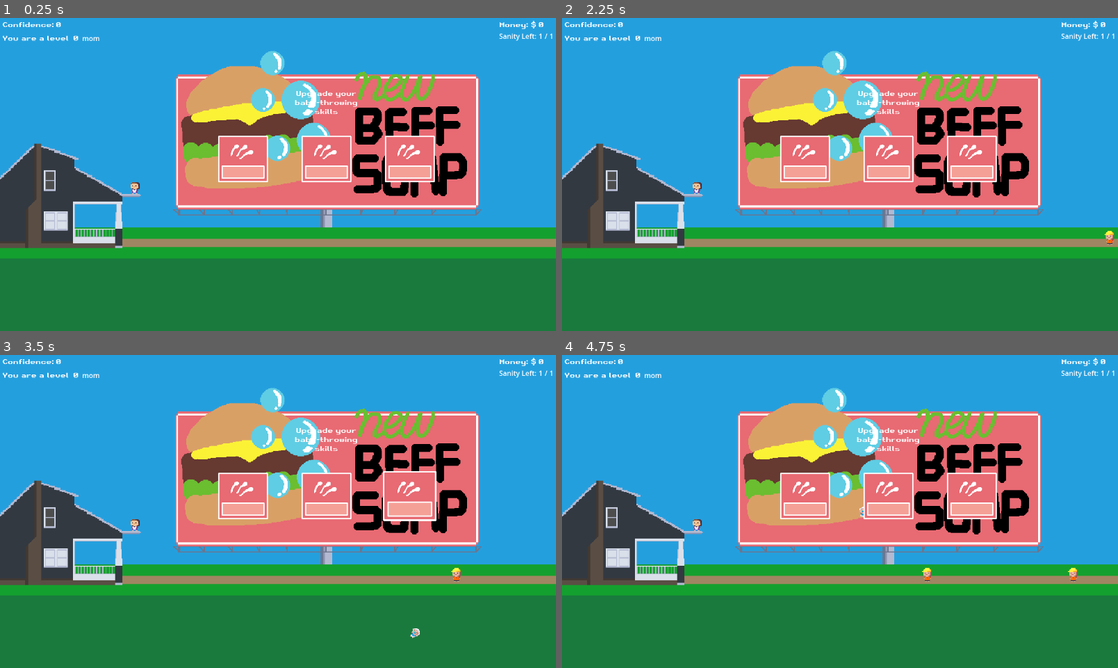
Above: before the commit, frames 1-4 (two rows, left to right).
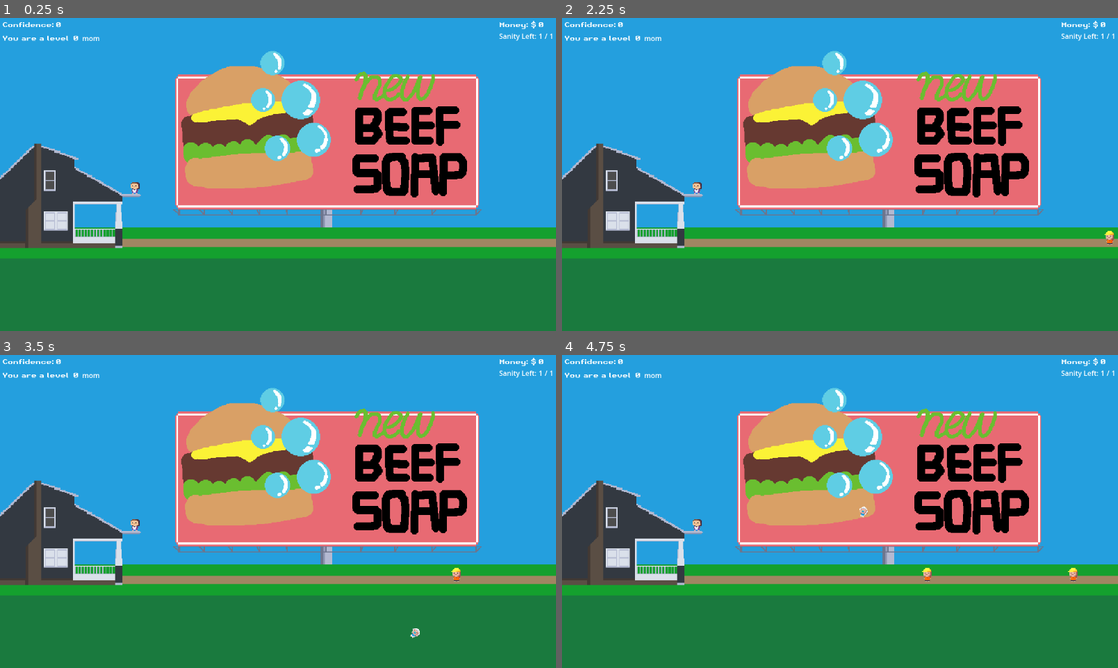
Above: after the commit, the same moments.

Repository: HypotheticalWhale/BabyThrowingSim
Game: Godot game, scene res://Scenes/Main.tscn
Same seed, same stepped clock (60 frames per second), same inputs: the game is played once before the commit and once after it.
Inputs (mouse positions are in pixels of both pictures, inside the frame that each line leads up to):
- Up to frame 1 (0.25 s): no input
- Up to frame 2 (2.25 s): click (578, 221) at 0.5 s; click (578, 221) at 1.25 s; click (578, 221) at 2 s
- Up to frame 3 (3.5 s): move the mouse to (400, 495) at 2.77 s; hold Space (shoot) from 2.78 s (still down)
- Up to frame 4 (4.75 s): move the mouse to (728, 527) at 3.52 s; release Space (shoot) at 3.53 s; tap Space (shoot) at 3.6 s; move the mouse to (895, 442) at 4.27 s; hold Space (shoot) from 4.28 s (still down)

The runs differ from the first frame. In frame 1, 3.4% of the frame differs, in the area x 39-79%, y 23-53%; in frame 2, 3.4%; in frame 3, 3.6%, in the area x 39-79%, y 23-54%; in frame 4, 3.4%.

Commit message:
yc never hide the options boo

Diff:
--- a/UI/LevelUpOptions.tscn
+++ b/UI/LevelUpOptions.tscn
@@ -12,6 +12,7 @@
 
 [node name="LevelUpOptions" type="CanvasLayer"]
 process_mode = 2
+visible = false
 script = ExtResource("1_hnxw3")
 
 [node name="VBoxContainer" type="VBoxContainer" parent="."]
@@ -85,6 +86,7 @@
 script = ExtResource("3_shk3t")
 
 [node name="RichTextLabel" type="RichTextLabel" parent="VBoxContainer/HBoxContainer/SecondButton"]
+layout_mode = 0
 offset_left = 18.0
 offset_top = 83.0
 offset_right = 111.0
@@ -112,6 +114,7 @@
 script = ExtResource("4_8oauw")
 
 [node name="RichTextLabel" type="RichTextLabel" parent="VBoxContainer/HBoxContainer/ThirdButton"]
+layout_mode = 0
 offset_left = 18.0
 offset_top = 83.0
 offset_right = 111.0
